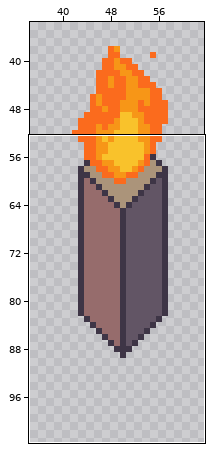
Sprite sheet -- bleed-client/images/torch-02.png. The first picture is a wide view before the edit; the outline marks the close-up.
Close-up. Earlier state:
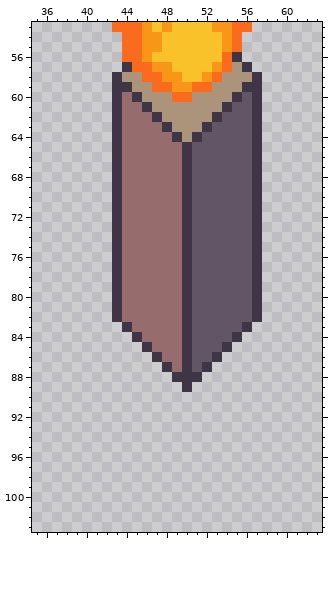
The file is 48x100 pixels. Shown: x 35..63, y 53..103. The old version is drawn lined up with the new one, on the new canvas. The wide view leaves out empty margins.
New version:
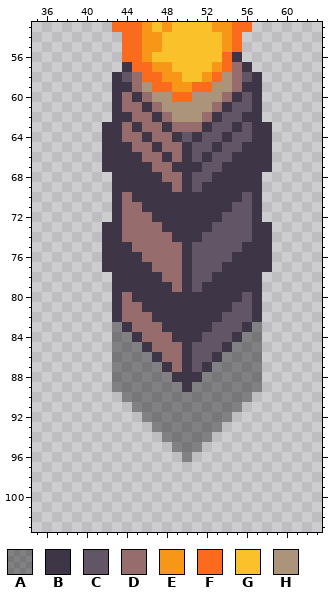
Palette (. is transparent): A #0000005f  B #3e3546  C #625565  D #966c6c  E #f79617  F #fb6b1d  G #f9c22b  H #ab947a
What changed:
canvas 48x100 -> 100x120, the old top-left corner now at 26,10
@@ x 35..63 @@
  56 .........FFEGGGGGGGFB........
- 57 .........BFFEEGGGGEFHB.......
- 58 ........BHHFFEEGGEFHHHB......
- 59 ........BBHHFFEEFFHHHBB......
- 60 ........BDBHHHFFHHHHBCB......
- 61 ........BDDBHHHHHHHBCCB......
- 62 ........BDDDBHHHHHBCCCB......
- 63 ........BDDDDBHHHBCCCCB......
- 64 ........BDDDDDBHBCCCCCB......
- 65 ........BDDDDDDBCCCCCCB......
- 66 ........BDDDDDDBCCCCCCB......
- 67 ........BDDDDDDBCCCCCCB......
- 68 ........BDDDDDDBCCCCCCB......
- 69 ........BDDDDDDBCCCCCCB......
- 70 ........BDDDDDDBCCCCCCB......
- 71 ........BDDDDDDBCCCCCCB......
- 72 ........BDDDDDDBCCCCCCB......
- 73 ........BDDDDDDBCCCCCCB......
- 74 ........BDDDDDDBCCCCCCB......
- 75 ........BDDDDDDBCCCCCCB......
- 76 ........BDDDDDDBCCCCCCB......
- 77 ........BDDDDDDBCCCCCCB......
- 78 ........BDDDDDDBCCCCCCB......
- 79 ........BDDDDDDBCCCCCCB......
- 80 ........BDDDDDDBCCCCCCB......
- 81 ........BDDDDDDBCCCCCCB......
- 82 ........BDDDDDDBCCCCCCB......
- 83 .........BDDDDDBCCCCCB.......
- 84 ..........BDDDDBCCCCB........
- 85 ...........BDDDBCCCB.........
- 86 ............BDDBCCB..........
- 87 .............BDBCB...........
- 88 ..............BBB............
- 89 ...............B.............
- 90 .............................
- 91 .............................
- 92 .............................
- 93 .............................
- 94 .............................
- 95 .............................
- 96 .............................
+ 57 .........BFFEEGGGGEFDB.......
+ 58 ........BCDFFEEGGEFHDCB......
+ 59 ........BBDHFFEEFFHHDBB......
+ 60 ........BDBDHHFFHHHDBCB......
+ 61 ........BDDBDHHHHHDBCCB......
+ 62 ........BBDDBDHHHDBCCBB......
+ 63 .......BBDBDDBDDDBCCBCBB.....
+ 64 .......BBDDBDDBCBCCBCCBB.....
+ 65 .......BBBDDBDDBCCBCCBBB.....
+ 66 .......BBBBDDBDBCBCCBBBB.....
+ 67 .......BBBBBDDBBBCCBBBBB.....
+ 68 ........BBBBBDDBCCBBBBB......
+ 69 ........BBBBBBDBCBBBBBB......
+ 70 ........BDBBBBBBBBBBBCB......
+ 71 ........BDDBBBBBBBBBCCB......
+ 72 ........BDDDBBBBBBBCCCB......
+ 73 .......BBDDDDBBBBBCCCCBB.....
+ 74 .......BBDDDDDBBBCCCCCBB.....
+ 75 .......BBBDDDDDBCCCCCBBB.....
+ 76 .......BBBBDDDDBCCCCBBBB.....
+ 77 .......BBBBBDDDBCCCBBBBB.....
+ 78 ........BBBBBDDBCCBBBBB......
+ 79 ........BBBBBBDBCBBBBBB......
+ 80 ........BDBBBBBBBBBBBCB......
+ 81 ........BDDBBBBBBBBBCCB......
+ 82 ........BDDDBBBBBBBCCCB......
+ 83 ........ABDDDBBBBBCCCBA......
+ 84 ........AABDDDBBBCCCBAA......
+ 85 ........AAABDDDBCCCBAAA......
+ 86 ........AAAABDDBCCBAAAA......
+ 87 ........AAAAABDBCBAAAAA......
+ 88 ........AAAAAABBBAAAAAA......
+ 89 ........AAAAAAABAAAAAAA......
+ 90 .........AAAAAAAAAAAAA.......
+ 91 ..........AAAAAAAAAAA........
+ 92 ...........AAAAAAAAA.........
+ 93 ............AAAAAAA..........
+ 94 .............AAAAA...........
+ 95 ..............AAA............
+ 96 ...............A.............
  97 .............................
Where, in picture pixels (left, top, right, bottom), the same in both close-ups:
changed: (102, 62, 272, 462)
